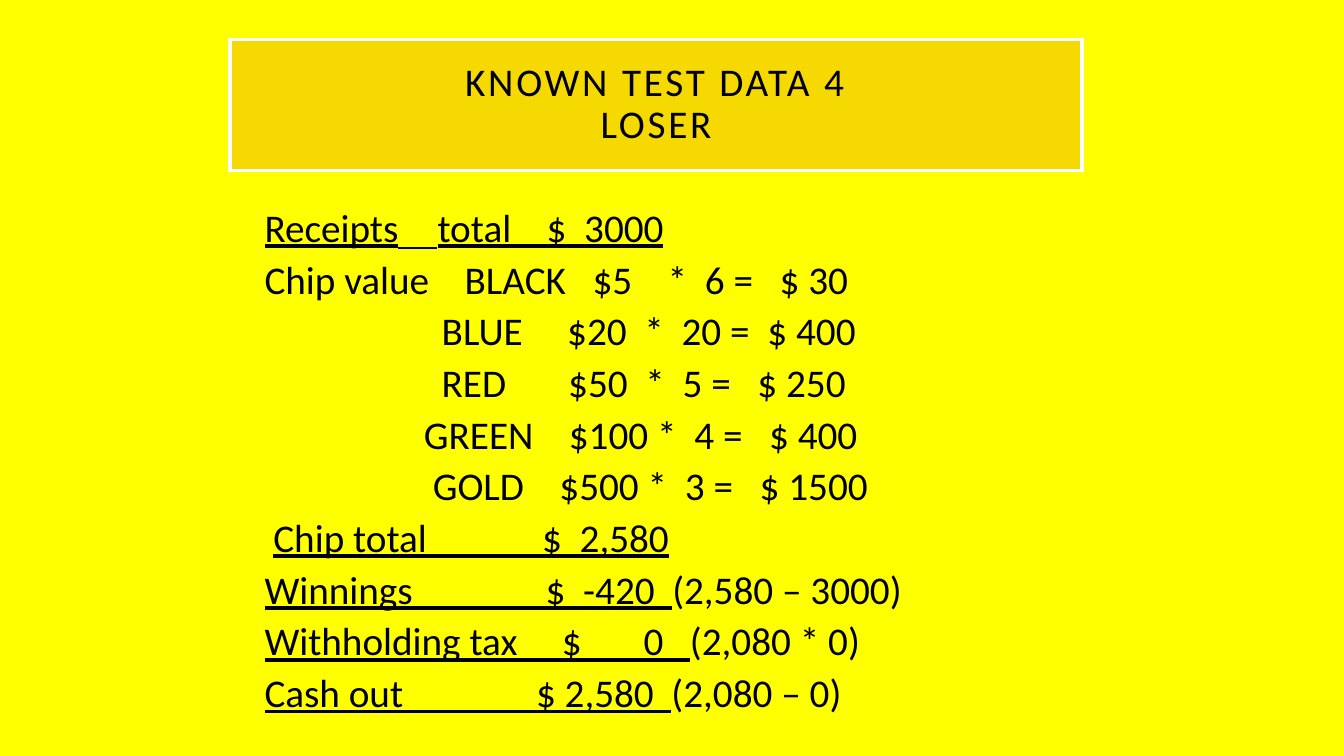
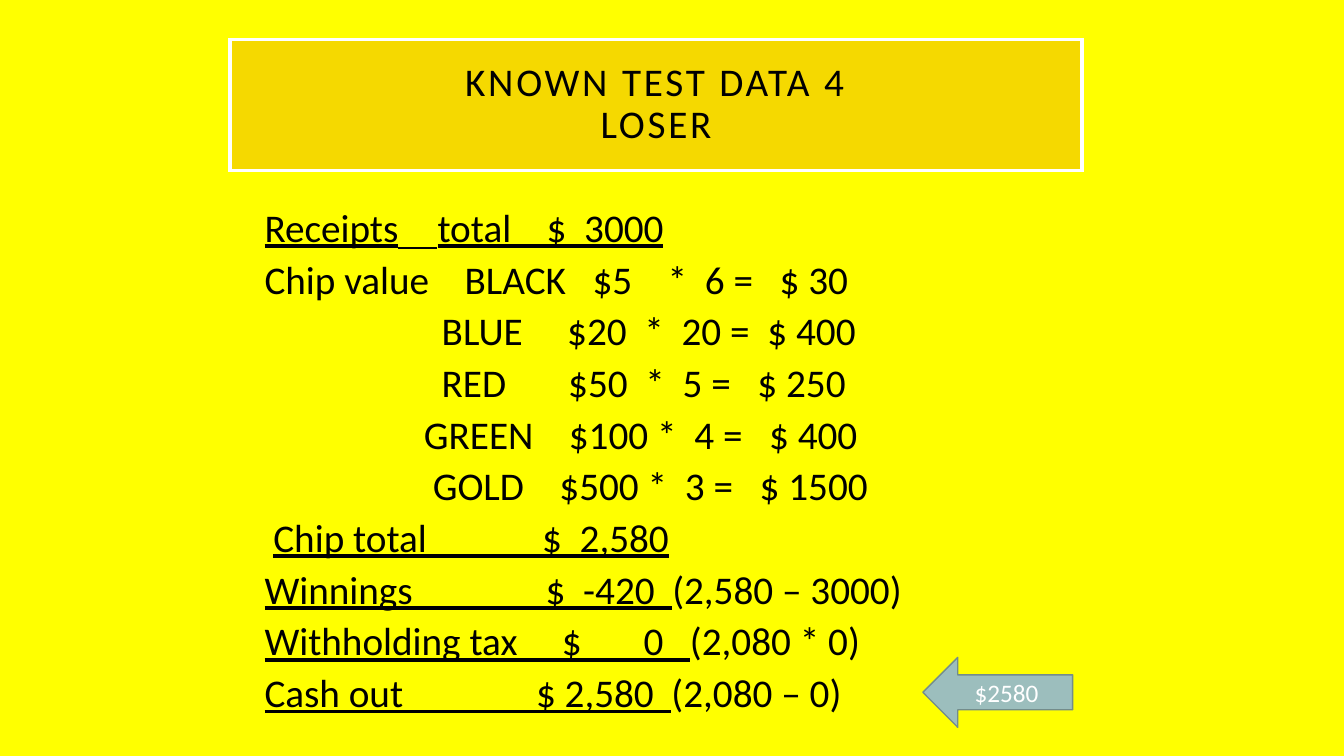
Before and after one commit to okinawabob/um, a slide deck: slide 8 of assets/cmis102/code/casino.pptx. Drawn at 1344x756 pixels with LibreOffice and Linux fonts; fonts in the diff are those of the drawing. Boxes give left, top, right and bottom in pixels: in the first picture for what was removed or moved away, otherwise in the second. Text is boxed around its words. In the diff, an @@ line names an element or a change of style, - is before the commit and + after.

```diff
--- a/assets/cmis102/code/casino.pptx
+++ b/assets/cmis102/code/casino.pptx
@@ left arrow added at (924,657,1074,727), fill #9CBEBD, outline #738D8C 1 pt, 18 pt, text #FFFFFF @@
+$2580
```
Also in this commit, not shown: 4 other slides changed, 1 slide added.
